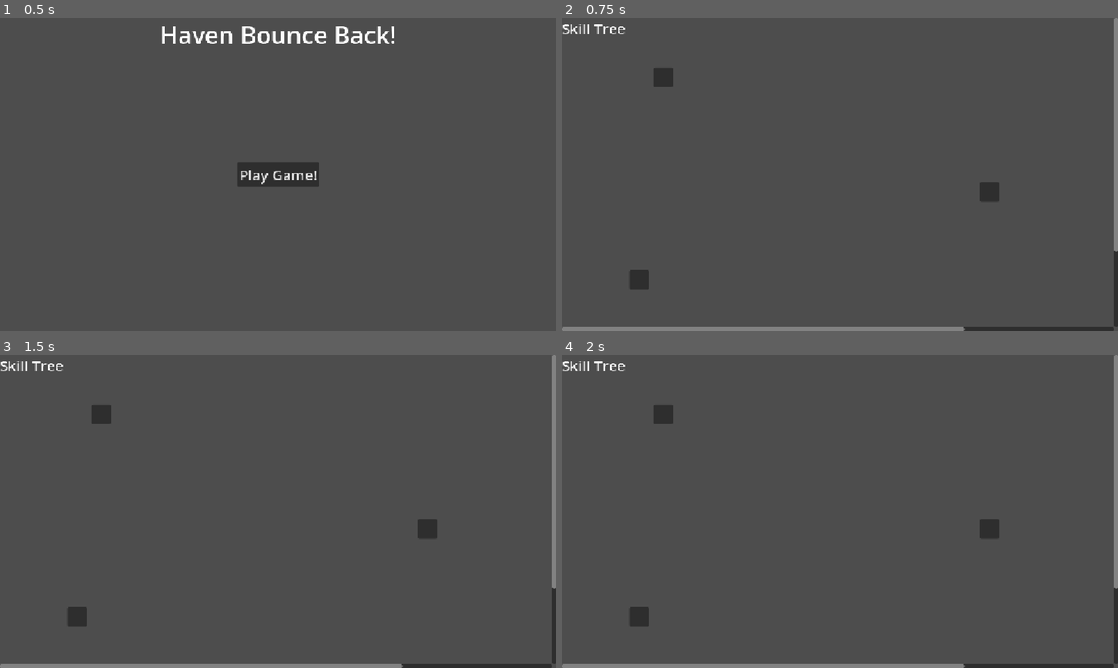
Above: before the commit, frames 1-4 (two rows, left to right).
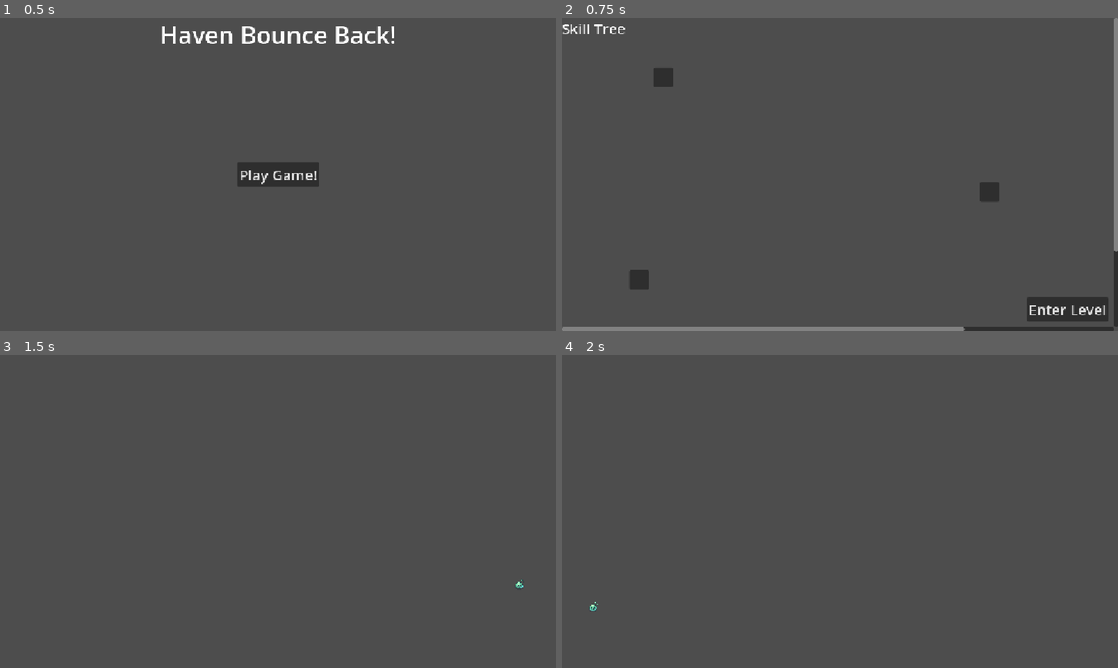
Above: after the commit, the same moments.

Repository: Auseawesome/HavenBounceBack
Game: Godot game, scene res://main.tscn
Two runs of this game, one before a commit and one after it. Both use one fixed random seed, a clock stepped at 60 frames per second and the inputs below.
Inputs (mouse positions are in pixels of both pictures, inside the frame that each line leads up to):
- Up to frame 1 (0.5 s): no input
- Up to frame 2 (0.75 s): click "Play Game!" at 0.5 s
- Up to frame 3 (1.5 s): click (505, 646) at 1.25 s, where only the run after the commit has a clickable "Enter Level"
- Up to frame 4 (2 s): no input

Frame 1 is identical in both runs. In frame 2, 1.1% of the frame differs, in the area x 83-99%, y 89-97%; in frame 3, 2.9%, in the area x 0-100%, y 0-100%; in frame 4, 2.9%.

Commit message:
Add basic world and physics

Diff:
--- /dev/null
+++ b/player.gd
@@ -0,0 +1,11 @@
+extends RigidBody2D
+
+
+# Called when the node enters the scene tree for the first time.
+func _ready() -> void:
+	pass # Replace with function body.
+
+
+# Called every frame. 'delta' is the elapsed time since the previous frame.
+func _process(delta: float) -> void:
+	pass
--- a/player.tscn
+++ b/player.tscn
@@ -1,10 +1,11 @@
 [gd_scene format=3 uid="uid://ca4ybc65x75lw"]
 
 [ext_resource type="Texture2D" uid="uid://b2t52fd3nved1" path="res://Slime1_Idle_with_shadow.png" id="1_4flbx"]
+[ext_resource type="Script" uid="uid://cu7qdgr4lojfg" path="res://player.gd" id="1_onrkg"]
 
 [sub_resource type="PhysicsMaterial" id="PhysicsMaterial_udeww"]
-friction = 0.5
-bounce = 0.7
+friction = 0.02
+bounce = 0.5
 
 [sub_resource type="AtlasTexture" id="AtlasTexture_onrkg"]
 atlas = ExtResource("1_4flbx")
@@ -203,6 +204,7 @@
 
 [node name="Player" type="RigidBody2D" unique_id=173866440]
 physics_material_override = SubResource("PhysicsMaterial_udeww")
+script = ExtResource("1_onrkg")
 
 [node name="AnimatedSprite2D" type="AnimatedSprite2D" parent="." unique_id=1982680021]
 position = Vector2(0, -1)
--- a/project.godot
+++ b/project.godot
@@ -27,6 +27,7 @@
 [physics]
 
 3d/physics_engine="Jolt Physics"
+2d/default_gravity=0.0
 
 [rendering]
 
--- /dev/null
+++ b/skill_tree.gd
@@ -0,0 +1,15 @@
+extends Control
+
+var world := preload("res://world.tscn")
+
+# Called when the node enters the scene tree for the first time.
+func _ready() -> void:
+	$LevelEnterButton.pressed.connect(enter_level)
+
+func enter_level() -> void:
+	get_parent().add_child(world.instantiate())
+	visible = false
+
+# Called every frame. 'delta' is the elapsed time since the previous frame.
+func _process(delta: float) -> void:
+	pass
--- a/skill_tree.tscn
+++ b/skill_tree.tscn
@@ -1,6 +1,7 @@
 [gd_scene format=3 uid="uid://cibfdhuc8bipr"]
 
 [ext_resource type="PackedScene" uid="uid://cd8al0mb2dja0" path="res://skill_tree_contents.tscn" id="1_217a5"]
+[ext_resource type="Script" uid="uid://dibghben1f6xc" path="res://skill_tree.gd" id="1_fmctd"]
 
 [node name="SkillTree" type="Control" unique_id=393698293]
 layout_mode = 3
@@ -9,6 +10,7 @@
 anchor_bottom = 1.0
 grow_horizontal = 2
 grow_vertical = 2
+script = ExtResource("1_fmctd")
 
 [node name="Label" type="Label" parent="." unique_id=688764210]
 layout_mode = 1
@@ -29,3 +31,17 @@
 
 [node name="skill_tree_contents" parent="ScrollContainer" unique_id=1464612974 instance=ExtResource("1_217a5")]
 layout_mode = 2
+
+[node name="LevelEnterButton" type="Button" parent="." unique_id=1242046357]
+layout_mode = 1
+anchors_preset = -1
+anchor_left = 1.0
+anchor_top = 1.0
+anchor_right = 1.0
+anchor_bottom = 1.0
+offset_right = -20.0
+offset_bottom = -20.0
+grow_horizontal = 0
+grow_vertical = 0
+theme_override_font_sizes/font_size = 30
+text = "Enter Level"
--- /dev/null
+++ b/world.tscn
@@ -0,0 +1,43 @@
+[gd_scene format=3 uid="uid://cuoq2rk0un5kl"]
+
+[ext_resource type="PackedScene" uid="uid://ca4ybc65x75lw" path="res://player.tscn" id="1_f3sb7"]
+
+[sub_resource type="WorldBoundaryShape2D" id="WorldBoundaryShape2D_n3oya"]
+normal = Vector2(0, 1)
+
+[sub_resource type="WorldBoundaryShape2D" id="WorldBoundaryShape2D_gv5m4"]
+
+[sub_resource type="WorldBoundaryShape2D" id="WorldBoundaryShape2D_f3sb7"]
+normal = Vector2(1, 0)
+
+[sub_resource type="WorldBoundaryShape2D" id="WorldBoundaryShape2D_fj7yv"]
+normal = Vector2(-1, 0)
+
+[node name="World" type="Node2D" unique_id=568465015]
+
+[node name="TopBoundary" type="StaticBody2D" parent="." unique_id=421721275]
+
+[node name="CollisionShape2D" type="CollisionShape2D" parent="TopBoundary" unique_id=1163377906]
+shape = SubResource("WorldBoundaryShape2D_n3oya")
+
+[node name="BottomBoundary" type="StaticBody2D" parent="." unique_id=2079826524]
+position = Vector2(0, 648)
+
+[node name="CollisionShape2D" type="CollisionShape2D" parent="BottomBoundary" unique_id=688349647]
+shape = SubResource("WorldBoundaryShape2D_gv5m4")
+
+[node name="LeftBoundary" type="StaticBody2D" parent="." unique_id=1733760751]
+
+[node name="CollisionShape2D" type="CollisionShape2D" parent="LeftBoundary" unique_id=253234024]
+shape = SubResource("WorldBoundaryShape2D_f3sb7")
+
+[node name="RightBoundary" type="StaticBody2D" parent="." unique_id=530749838]
+
+[node name="CollisionShape2D" type="CollisionShape2D" parent="RightBoundary" unique_id=879028510]
+position = Vector2(1152, 0)
+shape = SubResource("WorldBoundaryShape2D_fj7yv")
+
+[node name="Player" parent="." unique_id=173866440 instance=ExtResource("1_f3sb7")]
+position = Vector2(549, 317)
+lock_rotation = true
+linear_velocity = Vector2(5000, 1000)
Not shown, added: player.gd.uid
Not shown, added: skill_tree.gd.uid
